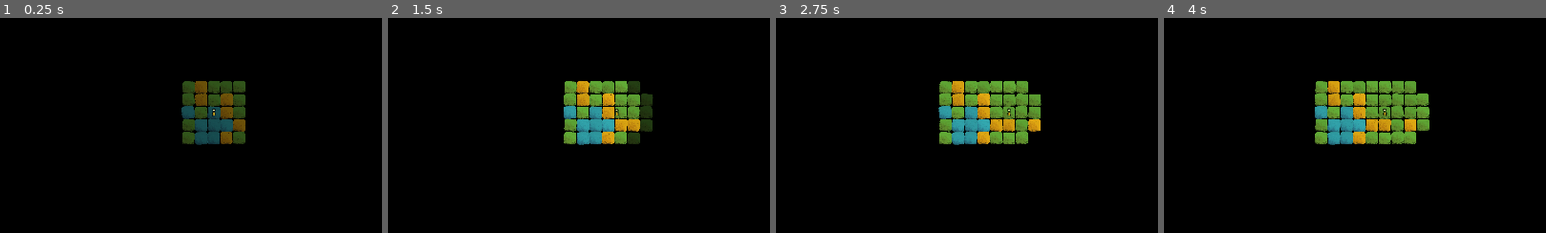
Above: before the commit, frames 1-4 (left to right).
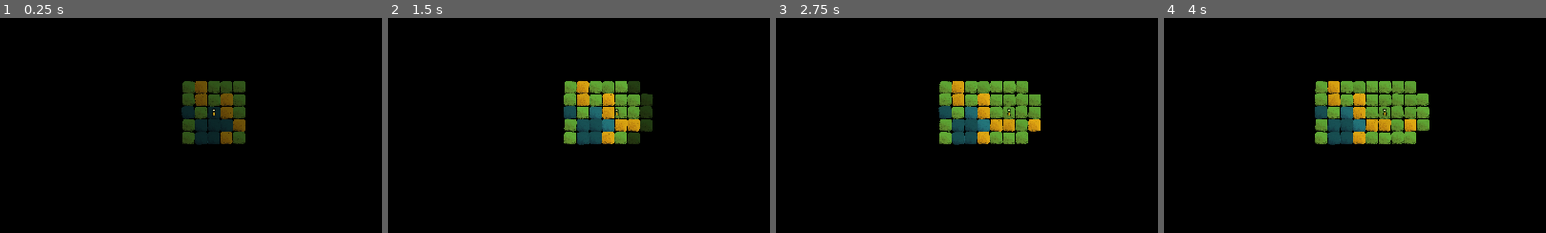
Above: after the commit, the same moments.

Repository: arrayewhy/Worlds
Game: Godot game, scene res://Scenes/Main.tscn
The game is run twice, just before and just after one commit, with the same random seed, the same clock (stepped at 60 frames per second) and the same inputs.
Inputs (mouse positions are % of the whole screen's width and height, from its top left):
- Up to frame 1 (0.25 s): no input
- Up to frame 2 (1.5 s): tap Enter (Enter) at 0.5, 0.6 s; move the mouse to (72, 45) at 0.52 s; hold D (Right) 0.53-1.25 s; click (72, 45) at 0.67 s; drag from (30, 55) to (45, 70) at 1.27 s
- Up to frame 3 (2.75 s): move the mouse to (60, 28) at 2.02 s; hold D (Right) from 2.03 s (still down); hold ` (Tilde) from 2.03 s (still down)
- Up to frame 4 (4 s): release D (Right) at 2.75 s; release ` (Tilde) at 2.75 s; drag from (45, 70) to (20, 35) at 2.77 s; move the mouse to (80, 65) at 3.52 s; hold A (Left) from 3.53 s (still down); tap O at 3.6 s
The pictures show only the part of the screen within x 22-72%, y 28-78%; the shares and areas given below are measured in that part.

The runs differ from the first frame. In frame 1, 1.3% of the frame differs, in the area x 47-61%, y 40-59%; in frame 2, 1.3%, in the area x 46-60%, y 40-60%; in frame 3, 1.3%; in frame 4, 1.3%.

Commit message:
Fix [Interactions on melding biomes] + Implement [Visual water depth]
Interaction.gd, Disable():

There was an issue where in the off chance an interaction spawned on a biome that was melding(and soon to be deleted), it could be deleted halfway through fading; crashing the Fader.

We can now Disable() interactions to prevent them from spawning.

Diff:
--- a/worlds/Scripts/Autoloads/Multi-Fader.gd
+++ b/worlds/Scripts/Autoloads/Multi-Fader.gd
@@ -2,7 +2,7 @@
 
 var targets:Dictionary; # Sprite : Mode, Speed
 
-enum Mode { NULL, FadeTrans, FadeOpaque };
+enum Mode { NULL, FadeTrans, FadeOpaque, FadeAlpha };
 
 func _process(delta: float) -> void:
 
@@ -12,21 +12,19 @@
 
 	for t in targets:
 
-		if t == null:
-			InGameDebugger.Warn("Multi-Fader tried to fade Null Object.");
-			RemoveTarget(t);
-
 		var targParams:Array = targets[t];
 
 		match targParams[0]:
 			Mode.NULL:
 				InGameDebugger.Warn("Fader mode NOT set.");
 			Mode.FadeTrans:
-				Fade_Trans(t, targParams[1], delta);
+				Progress_Trans(t, targParams[1], delta);
 			Mode.FadeOpaque:
-				Fade_Opaque(t, targParams[1], delta);
+				Progress_Opaque(t, targParams[1], delta);
+			Mode.FadeAlpha:
+				Progress_Alpha(t, targParams[1], targParams[2], targParams[3], delta);
 
-func Fade_Trans(spr:Sprite2D, speed:float, delta:float) -> void:
+func Progress_Trans(spr:Sprite2D, speed:float, delta:float) -> void:
 
 	var nextVal:float = spr.modulate.a - speed * delta;
 
@@ -38,7 +36,7 @@
 
 	spr.modulate.a = nextVal;
 
-func Fade_Opaque(spr:Sprite2D, speed:float, delta:float) -> void:
+func Progress_Opaque(spr:Sprite2D, speed:float, delta:float) -> void:
 
 	var nextVal:float = spr.modulate.a + speed * delta;
 
@@ -50,8 +48,28 @@
 
 	spr.modulate.a = nextVal;
 
+func Progress_Alpha(spr:Sprite2D, speed:float, targAlpha:float, dir:int, delta:float) -> void:
+
+	var nextVal:float = spr.modulate.a + speed * dir * delta;
+
+	if dir > 0 and nextVal < targAlpha:
+		spr.modulate.a = nextVal;
+		return;
+
+	if dir < 0 and nextVal > targAlpha:
+		spr.modulate.a = nextVal;
+		return;
+
+	spr.modulate.a = targAlpha;
+	RemoveTarget(spr);
+
 func Start(spr:Sprite2D, mode:Mode, spd:float) -> void:
 	targets[spr] = [mode, spd];
+	if !is_processing():
+		set_process(true);
+
+func Start_Alpha(spr:Sprite2D, spd:float, targAlpha:float) -> void:
+	targets[spr] = [Mode.FadeAlpha, spd, targAlpha, sign(targAlpha - spr.modulate.a)];
 	if !is_processing():
 		set_process(true);
 
@@ -67,5 +85,9 @@
 		spr.modulate.a = 0;
 	Start(spr, Mode.FadeOpaque, spd);
 
+func FadeTo_Alpha(spr:Sprite2D, targAlpha:float, startAlpha:float, spd:float = 2) -> void:
+	spr.modulate.a = startAlpha;
+	Start_Alpha(spr, spd, targAlpha);
+
 func RemoveTarget(spr:Sprite2D) -> void:
 	targets.erase(spr);
--- a/worlds/Scripts/Biomes/Biome.gd
+++ b/worlds/Scripts/Biomes/Biome.gd
@@ -16,8 +16,6 @@
 	if !biomeSprite:
 		biomeSprite = $"Biome-Sprite";
 
-	MultiFader.FadeTo_Opaque(biomeSprite, 2, true);
-
 	# A bit of Visual Styling
 	biomeSprite.rotate(randf_range(-rotRandLimit, rotRandLimit));
 	biomeSprite.position += Vector2(randf_range(-posRandLimit, posRandLimit), randf_range(-posRandLimit, posRandLimit));
@@ -28,10 +26,13 @@
 	match biomeType:
 		Biome_Master.Type.Earth:
 			Prep_Earth();
+			MultiFader.FadeTo_Opaque(biomeSprite, 2, true);
 		Biome_Master.Type.Grass:
 			Prep_Grass();
+			MultiFader.FadeTo_Opaque(biomeSprite, 2, true);
 		Biome_Master.Type.Water:
 			Prep_Water();
+			MultiFader.FadeTo_Alpha(biomeSprite, .5, 0, 1);
 		#Biome_Master.Type.Stone:
 			#Prep_Stone();
 		_:
@@ -41,6 +42,10 @@
 
 func Check_Surroundings() -> void:
 	if GridPos_Utils.Empties_Around(gridPos, 1, true).size() == 0:
+
+		if type == Biome_Master.Type.Water:
+			MultiFader.FadeTo_Opaque(biomeSprite);
+
 		return;
 
 	#if type != Biome_Master.Type.Water:
@@ -52,9 +57,9 @@
 
 	var dist:float = gridPos.distance_to(World.PlayerGridPos());
 
-	if dist >= 3:
+	#if dist >= 3:
 		#biomeSprite.modulate.a = 0.5; # PRETTY WATER DEPTHS (Refer to Notes)
-		return;
+		#return;
 
 	#biomeSprite.modulate.a = 1; # PRETTY WATER DEPTHS (Refer to Notes)
 
@@ -64,26 +69,33 @@
 	# Make Y-Sort put the newly spawned biome behind the existing biome
 	var newBiomeOffset := Vector2(0, -10);
 
+	var surroundingBiomes:Array[Biome_Master.Type] = Biome_Master.Surrounding_Biomes(gridPos, 1, true);
+
 	match type:
 
 		Biome_Master.Type.Water: # Water stranded on Land
 
-			if !Biome_Master.Surrounding_Biomes(gridPos, 1, true).has(Biome_Master.Type.Water):
+			if !surroundingBiomes.has(Biome_Master.Type.Water):
 
 				Biome_Master.SpawnBiome(gridPos, Biome_Master.RandomBiomeType_Land(), get_parent(), \
 				Interaction_Master.Type.NULL, Vector2(0, -10));
+				interaction.Disable();
 				FadeAndDelete(biomeSprite);
+				return;
 
-			#else: # PRETTY WATER DEPTHS (Refer to Notes)
-				#biomeSprite.modulate.a = 0.25; # PRETTY WATER DEPTHS (Refer to Notes)
+			# PRETTY WATER DEPTHS (Refer to Notes)
+
+			var targDepth:float = 1 - (surroundingBiomes.count(Biome_Master.Type.Water) * 0.1);
+
+			MultiFader.FadeTo_Alpha(biomeSprite, targDepth, biomeSprite.modulate.a, .5);
 
 		_: # Landed biomes stranded in Water
 
-			var surroundingBiomes:Array[Biome_Master.Type] = Biome_Master.Surrounding_Biomes(gridPos, 1, true);
 			if surroundingBiomes.count(Biome_Master.Type.Water) < 8:
 				return;
 
 			Biome_Master.SpawnBiome(gridPos, Biome_Master.Type.Water, get_parent(), Interaction_Master.Type.NULL, newBiomeOffset);
+			interaction.Disable();
 			FadeAndDelete(biomeSprite);
 
 	World.TimeTick.disconnect(On_TimeTick);
@@ -127,6 +139,9 @@
 func Get_Interaction() -> Interaction_Master.Type:
 	return interaction.Get_Interaction();
 
+func Is_Interaction_Disabled() -> bool:
+	return interaction.Is_Disabled();
+
 # Functions: Grid Position ----------------------------------------------------------------------------------------------------
 
 func Get_GridPosition() -> Vector2i:
--- a/worlds/Scripts/Interactions/Interaction-Updater.gd
+++ b/worlds/Scripts/Interactions/Interaction-Updater.gd
@@ -29,6 +29,8 @@
 			continue;
 		if biomeObject.Get_Interaction() != Interaction_Master.Type.NULL:
 			continue;
+		if biomeObject.Is_Interaction_Disabled():
+			continue;
 		if surroundings[i] == World.PlayerGridPos():
 			continue;
 
--- a/worlds/Scripts/Interactions/Interaction.gd
+++ b/worlds/Scripts/Interactions/Interaction.gd
@@ -6,6 +6,8 @@
 var updater:Node;
 # Variables
 var currInteraction:Interaction_Master.Type = Interaction_Master.Type.NULL;
+
+var _disabled:bool;
 
 func Initialise(biomeType:Biome_Master.Type, interType:Interaction_Master.Type) -> void:
 
@@ -105,6 +107,12 @@
 func Get_Interaction() -> Interaction_Master.Type:
 	return currInteraction;
 
+func Disable() -> void:
+	_disabled = true;
+
+func Is_Disabled() -> bool:
+	return _disabled;
+
 # [ 3 / 4 ] Functions: Sprite ----------------------------------------------------------------------------------------------------
 
 func Vanish(speed:float = 2) -> void:
